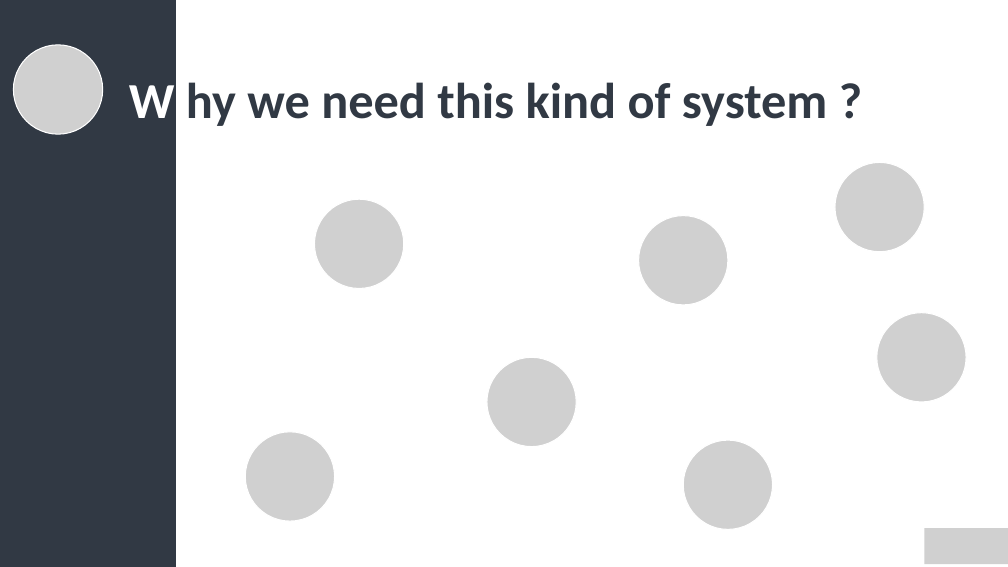
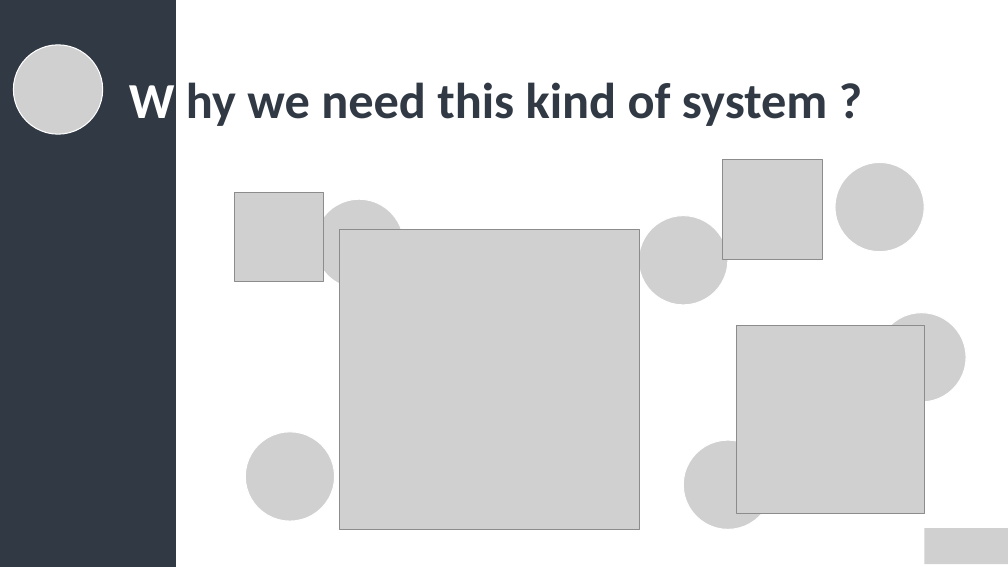
Before and after one commit to AKasuniNihara/URVacc_Matlab-, a slide deck: slide 4 of Presentation/Presentation.pptx. Drawn at 1008x567 pixels with LibreOffice and Linux fonts; fonts in the diff are those of the drawing; grey boxes stand for pictures. Boxes give left, top, right and bottom in pixels: in the first picture for what was removed or moved away, otherwise in the second. Text is boxed around its words. In the diff, an @@ line names an element or a change of style, - is before the commit and + after.

```diff
--- a/Presentation/Presentation.pptx
+++ b/Presentation/Presentation.pptx
@@ picture added at bbox=[723, 160, 823, 259] @@
@@ picture added at bbox=[234, 192, 324, 281] @@
@@ picture added at bbox=[340, 229, 640, 529] @@
@@ picture added at bbox=[737, 325, 925, 513] @@
@@ picture removed at bbox=[487, 358, 576, 447] @@
```
Also in this commit, not shown: 2 other slides changed, 8 slides added, 5 slides removed, 11 other files.
